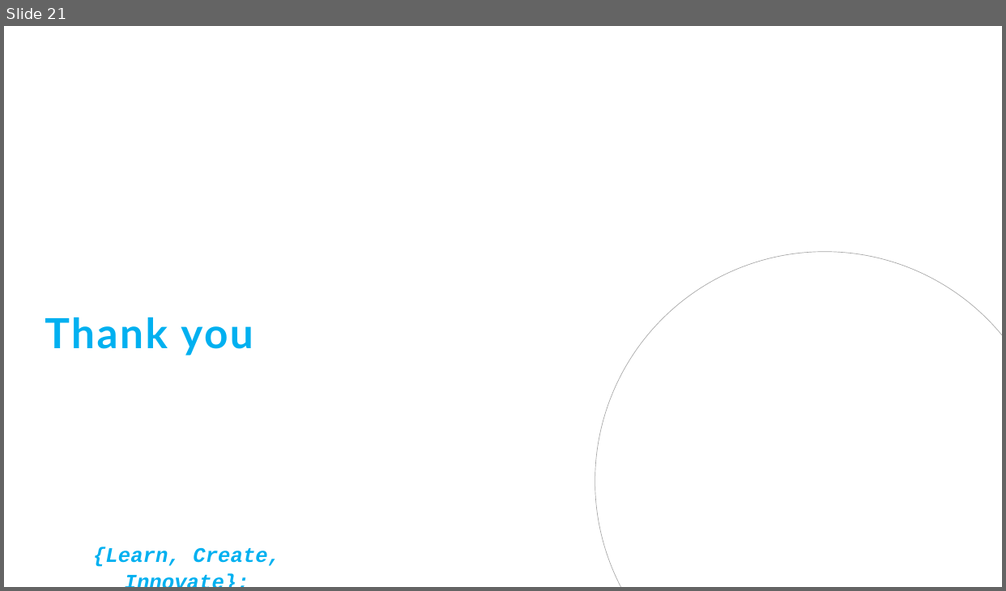
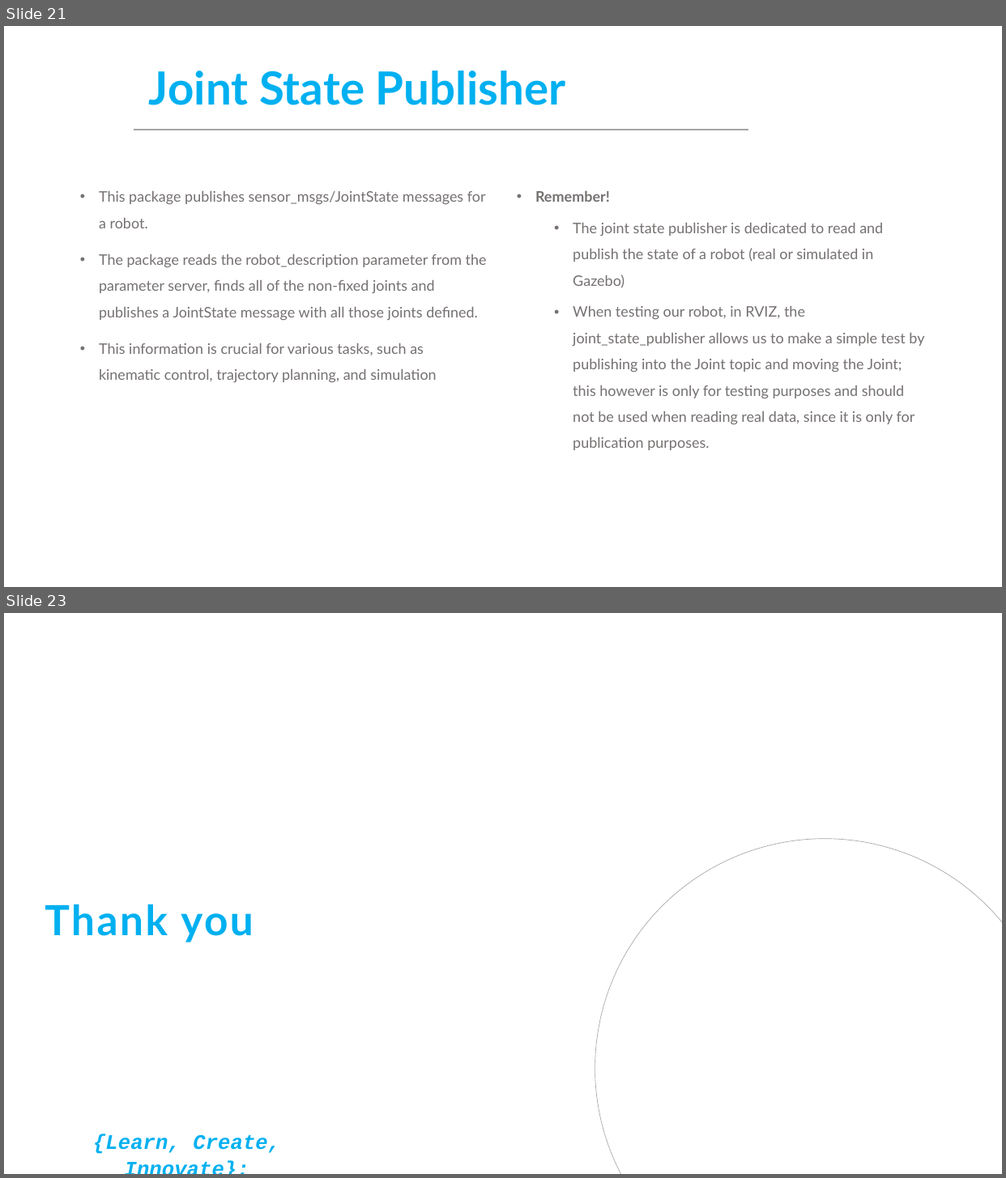
Before and after one commit to ManchesterRoboticsLtd/MR3001C_Cyber-Physical_Systems_I, a slide deck: Week 6/Presentations/MCR2_URDF.pptx. Shown one above the other, each under a label of ours: slide 21 before the commit, slides 21 and 23 after it; the slides between them are not shown. The pictures are 1006x591 and 1006x1178 pixels, drawn with LibreOffice and Linux fonts; fonts in the diff are those of the drawing; background and template pictures are left out. Boxes give left, top, right and bottom in pixels: in the first picture for what was removed or moved away, otherwise in the second. Text is boxed around its words. In the diff, an @@ line names an element or a change of style, - is before the commit and + after.

Commit message:
W6

```diff
--- a/Week 6/Presentations/MCR2_URDF.pptx
+++ b/Week 6/Presentations/MCR2_URDF.pptx
@@ slide 21 added at (4,26,1002,587), background #FFFFFF @@
@@ title added at (149,71,566,105), 44 pt, text #00B0F0, bold @@
+Joint State Publisher
@@ line added from (749, 130) to (134, 130), #A5A5A5 1.5 pt @@
@@ text added at (99,191,487,382), 14 pt, text #767171 @@
+• This package publishes sensor_msgs/JointState messages for a robot.
+• The package reads the robot_description parameter from the parameter server, finds all of the non-fixed joints and publishes a JointState message with all those joints defined.
+• This information is crucial for various tasks, such as kinematic control, trajectory planning, and simulation
@@ text added at (535,190,924,450), 14 pt, text #767171 @@
+• Remember!
+  • The joint state publisher is dedicated to read and publish the state of a robot (real or simulated in Gazebo)
+  • When testing our robot, in RVIZ, the joint_state_publisher allows us to make a simple test by publishing into the Joint topic and moving the Joint; this however is only for testing purposes and should not be used when reading real data, since it is only for publication purposes.
@@ what was slide 21 is now slide 23 @@
```
Also in this commit, not shown: 1 slide changed, 1 other slide added.
